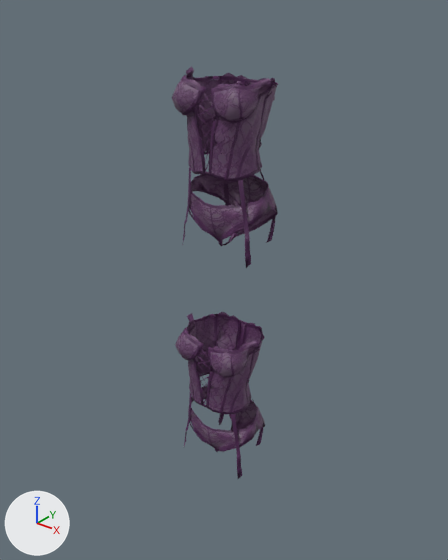
What one commit did to the glTF model game/public/assets/models/outfit-lingerie-purple.glb.
The view is the same before and after, from a camera (50 mm lens) standing at (1.07, -1.336, 1.504) and looking at (-0.035, 0.045, 0.647). Every picture has the same lights, and +X, +Y and +Z are marked at lower left. The first picture is the older version.

Names of what the first picture shows: 'LingerieDisplay_purple_bottom', 'LingerieDisplay_purple_top', 'Outfit_lingerie-purple-bottom__paleGaze', 'Outfit_lingerie-purple-top__paleGaze'.
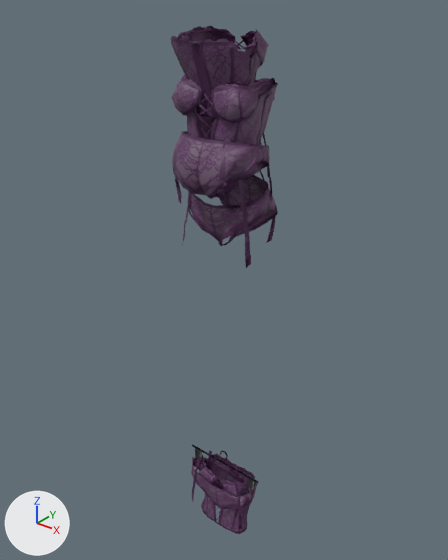
Edits to the scene script, one JSON object a line:
```json
{"op": "add", "block": "mat_lingeriehanger", "code": ["mat_lingeriehanger = principled_material('LingerieHanger')", "mat_lingeriehanger.base_color = (0.72, 0.73, 0.75)  # light grey #dddee1", "mat_lingeriehanger.metallic = 0.85", "mat_lingeriehanger.roughness = 0.35"]}
{"op": "add", "block": "me_lingeriehang_purple_bottom", "code": ["me_lingeriehang_purple_bottom = bpy.data.meshes.new('LingerieHang_purple_bottom')", "me_lingeriehang_purple_bottom.from_pydata(...)  # 651 vertices, 1013 faces; spans x -0.15..0.15, y -0.046..0.021, z -0.278..0.004", "# faces by material slot: [749, 264]", "me_lingeriehang_purple_bottom.materials.append(mat_lingerie_purple)", "me_lingeriehang_purple_bottom.materials.append(mat_lingeriehanger)  # light grey #dddee1"]}
{"op": "add", "block": "me_lingeriehang_purple_top", "code": ["me_lingeriehang_purple_top = bpy.data.meshes.new('LingerieHang_purple_top')", "me_lingeriehang_purple_top.from_pydata(...)  # 1413 vertices, 2094 faces; spans x -0.15..0.15, y -0.041..0.067, z -0.32..0.004", "# faces by material slot: [1830, 264]", "me_lingeriehang_purple_top.materials.append(mat_lingerie_purple)", "me_lingeriehang_purple_top.materials.append(mat_lingeriehanger)  # light grey #dddee1"]}
{"op": "add", "block": "me_lingeriemannequin_purple_bottom", "code": ["me_lingeriemannequin_purple_bottom = bpy.data.meshes.new('LingerieMannequin_purple_bottom')", "me_lingeriemannequin_purple_bottom.from_pydata(...)  # 497 vertices, 749 faces; spans x -0.138..0.14, y -0.132..0.079, z 0.925..1.185", "me_lingeriemannequin_purple_bottom.materials.append(mat_lingerie_purple)"]}
{"op": "add", "block": "me_lingeriemannequin_purple_top", "code": ["me_lingeriemannequin_purple_top = bpy.data.meshes.new('LingerieMannequin_purple_top')", "me_lingeriemannequin_purple_top.from_pydata(...)  # 1259 vertices, 1830 faces; spans x -0.121..0.132, y -0.112..0.084, z 1.15..1.391", "me_lingeriemannequin_purple_top.materials.append(mat_lingerie_purple)"]}
{"op": "remove", "block": "ob_lingeriedisplay_purple_top", "code": ["ob_lingeriedisplay_purple_top = bpy.data.objects.new('LingerieDisplay_purple_top', me_lingeriedisplay_purple_top)", "ob_lingeriedisplay_purple_top.location = (-0.002, -0.023, -0.768)"]}
{"op": "remove", "block": "ob_lingeriedisplay_purple_bottom", "code": ["ob_lingeriedisplay_purple_bottom = bpy.data.objects.new('LingerieDisplay_purple_bottom', me_lingeriedisplay_purple_bottom)", "ob_lingeriedisplay_purple_bottom.location = (-0.002, -0.023, -0.768)"]}
{"op": "add", "block": "ob_lingeriehang_purple_bottom", "code": ["ob_lingeriehang_purple_bottom = bpy.data.objects.new('LingerieHang_purple_bottom', me_lingeriehang_purple_bottom)", "ob_lingeriehang_purple_bottom.location = (0.0, 0.0, 0.0)"]}
{"op": "add", "block": "ob_lingeriehang_purple_top", "code": ["ob_lingeriehang_purple_top = bpy.data.objects.new('LingerieHang_purple_top', me_lingeriehang_purple_top)", "ob_lingeriehang_purple_top.location = (0.0, 0.0, 0.0)"]}
{"op": "add", "block": "ob_lingeriemannequin_purple_bottom", "code": ["ob_lingeriemannequin_purple_bottom = bpy.data.objects.new('LingerieMannequin_purple_bottom', me_lingeriemannequin_purple_bottom)", "ob_lingeriemannequin_purple_bottom.location = (0.0, 0.0, 0.0)"]}
{"op": "add", "block": "ob_lingeriemannequin_purple_top", "code": ["ob_lingeriemannequin_purple_top = bpy.data.objects.new('LingerieMannequin_purple_top', me_lingeriemannequin_purple_top)", "ob_lingeriemannequin_purple_top.location = (0.0, 0.0, 0.0)"]}
```

Boxes [x1, y1, x2, y2] around the edits, measured in the pictures (448 x 560 px):
```json
{"object": "LingerieDisplay_purple_top", "change": "deleted", "before": [175, 312, 265, 415]}
{"object": "LingerieMannequin_purple_top", "change": "added", "after": [171, 26, 269, 122]}
{"object": "LingerieMannequin_purple_bottom", "change": "added", "after": [172, 118, 272, 206]}
{"object": "LingerieDisplay_purple_bottom", "change": "deleted", "before": [184, 386, 265, 479]}
{"object": "LingerieHang_purple_top", "change": "added", "after": [192, 445, 259, 534], "faces in mat_lingerie_purple": [199, 454, 257, 534], "faces in mat_lingeriehanger (light grey #dddee1)": [192, 445, 259, 491]}
{"object": "LingerieHang_purple_bottom", "change": "added", "after": [191, 450, 252, 529]}
```
